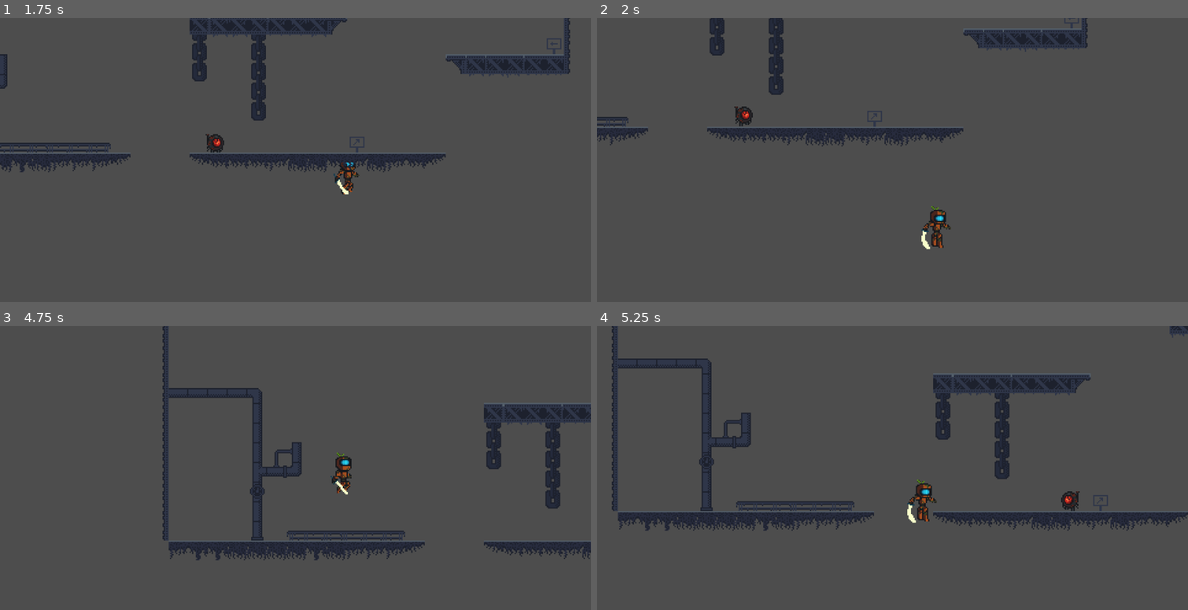
Above: before the commit, frames 1-4 (two rows, left to right).
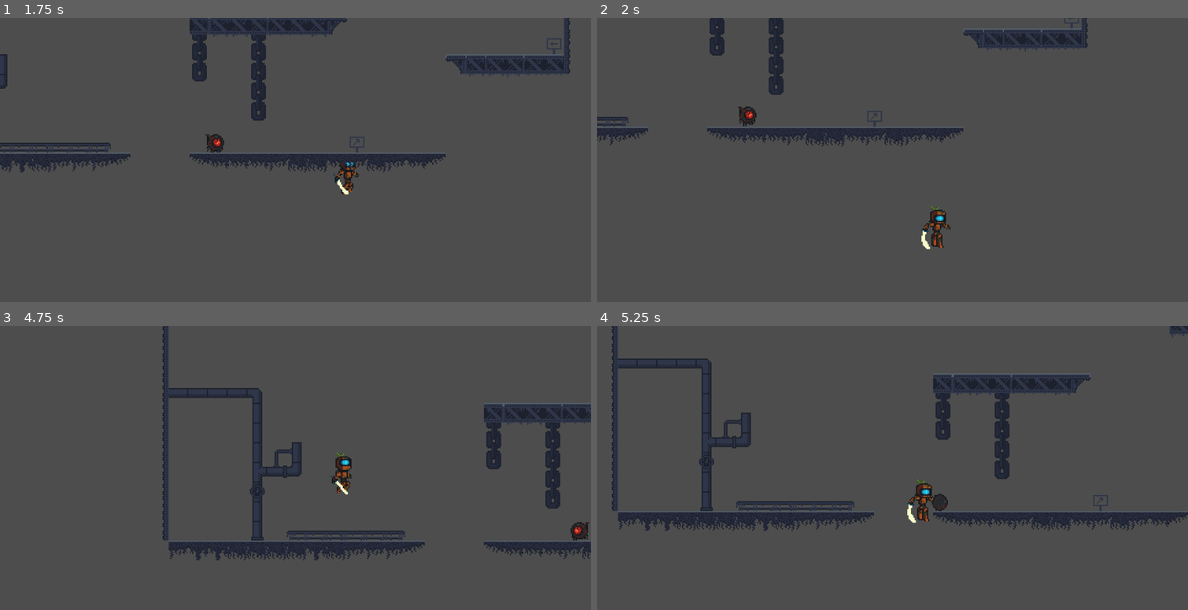
Above: after the commit, the same moments.

Repository: Foxz-Games/GameJam2025Wave
Game: Godot game, scene res://scenes/level_1.tscn
The game is run twice, just before and just after one commit, with the same random seed, the same clock (stepped at 60 frames per second) and the same inputs.
Inputs:
- Up to frame 1 (1.75 s): hold D (right) from 0.53 s (still down); tap Shift (dash) at 0.6, 1.35 s; tap Space (jump) at 0.77, 1.52 s
- Up to frame 2 (2 s): keep holding D (right)
- Up to frame 3 (4.75 s): release D (right) at 2.03 s; hold A (left) 2.03-4.28 s; tap Shift (dash) every 0.75 s from 2.1 to 4.35 s; tap Space (jump) at 3.02, 3.77, 4.52 s; hold D (right) from 4.28 s (still down)
- Up to frame 4 (5.25 s): keep holding D (right); tap Shift (dash) at 5.1 s

Frame 1 is identical in both runs. In frame 2, 0.2% of the frame differs, in the area x 23-27%, y 31-39%; in frame 3, 0.2%; in frame 4, 0.3%, in the area x 56-82%, y 58-66%.

Commit message:
export enemy variables and tweak attack timing

Diff:
--- a/scenes/Entities/enemy.tscn
+++ b/scenes/Entities/enemy.tscn
@@ -85,19 +85,19 @@
 [sub_resource type="SpriteFrames" id="SpriteFrames_e3sih"]
 animations = [{
 "frames": [{
-"duration": 1.0,
+"duration": 0.2,
 "texture": SubResource("AtlasTexture_ra3c1")
 }, {
-"duration": 1.0,
+"duration": 0.2,
 "texture": SubResource("AtlasTexture_xhr1h")
 }, {
-"duration": 1.0,
+"duration": 0.2,
 "texture": SubResource("AtlasTexture_xhr1h")
 }, {
-"duration": 1.0,
+"duration": 0.2,
 "texture": SubResource("AtlasTexture_xhr1h")
 }, {
-"duration": 1.0,
+"duration": 0.2,
 "texture": SubResource("AtlasTexture_ym872")
 }, {
 "duration": 1.0,
--- a/scripts/enemy.gd
+++ b/scripts/enemy.gd
@@ -1,4 +1,17 @@
 class_name EnemyController extends CharacterBody2D
+
+@export_group("Idle State")
+@export var idle_min_time: float = 1.0
+@export var idle_max_time: float = 2.0
+
+@export_group("Patrol State")
+@export var patrol_speed: float = 100.0
+
+@export_group("Attack State")
+@export var attack_dash_speed: float = 300
+
+@export_group("Detection")
+@export var player_detection_distance: float = 100.0
 
 @onready var sprite = $AnimatedSprite2D
 @onready var state_machine = $StateMachine
@@ -10,6 +23,7 @@
 
 
 func _ready() -> void:
+	_update_player_detection_distance()
 	var states: Array[State] = [
 		EnemyIdleState.new(self),
 		EnemyPatrolState.new(self),
@@ -20,6 +34,11 @@
 func _physics_process(delta: float) -> void:
 	move_and_slide()
 
+func _update_player_detection_distance() -> void:
+	var distance: float = abs(player_detection_distance)
+	player_detection_left.target_position.x = -distance
+	player_detection_right.target_position.x = distance
+
 #
 #func _attackingTime(time):
 	#attacking = true
--- a/scripts/enemy/enemy_attack_state.gd
+++ b/scripts/enemy/enemy_attack_state.gd
@@ -2,7 +2,6 @@
 
 static var state_name = "EnemyAttackState"
 
-const DASH_SPEED = 125.0
 const WINDUP_LAST_FRAME = 3  # frames 0-3 are windup
 const ROLL_LAST_FRAME = 8    # frames 4-8 are the rolling motion
 
@@ -41,7 +40,7 @@
 
 	if current_frame <= ROLL_LAST_FRAME:
 		_apply_platform_constraints()
-		enemy.velocity.x = DASH_SPEED * roll_direction
+		enemy.velocity.x = enemy.attack_dash_speed * roll_direction
 	else:
 		enemy.velocity.x = 0
 
--- a/scripts/enemy/enemy_idle_state.gd
+++ b/scripts/enemy/enemy_idle_state.gd
@@ -1,9 +1,6 @@
 class_name EnemyIdleState extends EnemyState
 
 static var state_name = "EnemyIdleState"
-
-@export var minIdleTime: float = 1
-@export var maxIdleTime: float = 2
 
 var timer: float = 0
 
@@ -11,7 +8,7 @@
 	return state_name
 
 func enter() -> void:
-	timer = randf_range(minIdleTime, maxIdleTime)
+	timer = randf_range(enemy.idle_min_time, enemy.idle_max_time)
 
 func process(_delta: float) -> void:
 	sprite.play('idle')
--- a/scripts/enemy/enemy_patrol_state.gd
+++ b/scripts/enemy/enemy_patrol_state.gd
@@ -1,9 +1,6 @@
 class_name EnemyPatrolState extends EnemyState
 
 static var state_name = "EnemyPatrolState"
-
-const WALKING_SPEED = 75.0
-const ATTACK_LENGTH = 12.0
 
 func get_state_name() -> String:
 	return state_name
@@ -16,7 +13,7 @@
 
 	var facingL = sprite.flip_h
 	if abs(enemy.velocity.x) == 0:
-		enemy.velocity.x = -WALKING_SPEED if facingL else WALKING_SPEED
+		enemy.velocity.x = -enemy.patrol_speed if facingL else enemy.patrol_speed
 
 	if facingL and enemy.player_detection_left.is_colliding() or not facingL and enemy.player_detection_right.is_colliding():
 		state_machine.transition(EnemyAttackState.state_name)
@@ -24,10 +21,10 @@
 
 	# stay on platform
 	elif not enemy.floor_detector_left.is_colliding():
-		enemy.velocity.x = WALKING_SPEED
+		enemy.velocity.x = enemy.patrol_speed
 		sprite.flip_h = false
 	elif not enemy.floor_detector_right.is_colliding():
-		enemy.velocity.x = -WALKING_SPEED
+		enemy.velocity.x = -enemy.patrol_speed
 		sprite.flip_h = true
 
 	#if is_on_wall():
